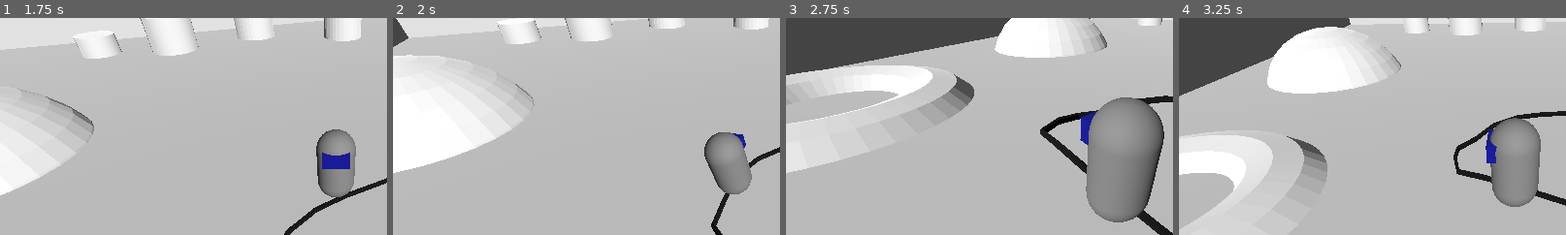
Above: before the commit, frames 1-4 (left to right).
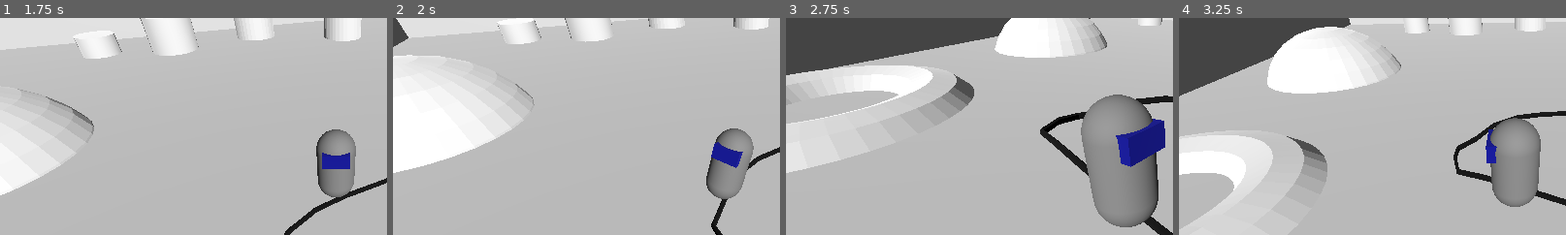
Above: after the commit, the same moments.

Repository: d-c02/upliftingjam
Game: Godot game, scene res://Scenes/island.tscn
Same seed, same stepped clock (60 frames per second), same inputs: the game is played once before the commit and once after it.
Inputs (mouse positions are % of the whole screen's width and height, from its top left):
- Up to frame 1 (1.75 s): tap Enter at 0.5 s; move the mouse to (49, 52) at 0.52 s; hold S (glide_up) from 0.53 s (still down); tap Space (glide) at 0.6, 1.35 s; move the mouse to (57, 51) at 1.27 s
- Up to frame 2 (2 s): keep holding S (glide_up)
- Up to frame 3 (2.75 s): keep holding S (glide_up); move the mouse to (42, 49) at 2.02 s; tap Space (glide) at 2.1 s
- Up to frame 4 (3.25 s): move the mouse to (51, 50) at 2.77 s; release S (glide_up) at 2.78 s; hold A (glide_left) from 2.78 s (still down); tap Space (glide) at 2.85 s
The pictures show only the part of the screen within x 7-57%, y 16-66%; the shares and areas given below are measured in that part.

Frame 1 is identical in both runs. In frame 2, 2.1% of the frame differs, in the area x 80-94%, y 50-84%; in frame 3, 4.1%, in the area x 75-98%, y 35-97%; in frame 4, nothing differs.

Commit message:
rail rotation

Diff:
--- a/Scenes/player.gd
+++ b/Scenes/player.gd
@@ -206,8 +206,14 @@
 	global_position = _rail._path.global_position
 	global_position.y += _grindOffset
 	_meshPivot.rotation = _rail._path.rotation
+	if (_grindDirection < 0):
+		_meshPivot.rotation_degrees.y += 180
 	_rail._path.progress += _grindDirection * _grindSpeed * delta
 	if (Input.is_action_just_pressed("jump")):
+		_targetVelocity.y = _jumpSpeed;
+		_floatFall = true
+		_state = States.IN_AIR
+	if (_rail._path.progress_ratio >= 1.0 and _rail._path.loop == false):
 		_targetVelocity.y = _jumpSpeed;
 		_floatFall = true
 		_state = States.IN_AIR
